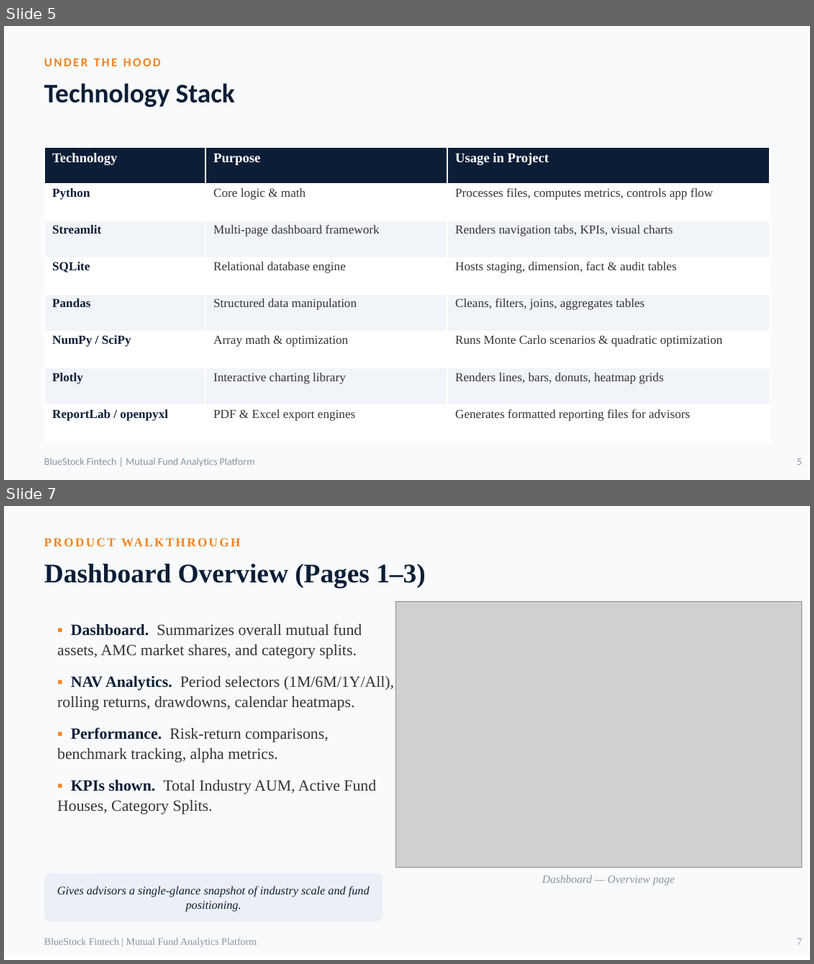
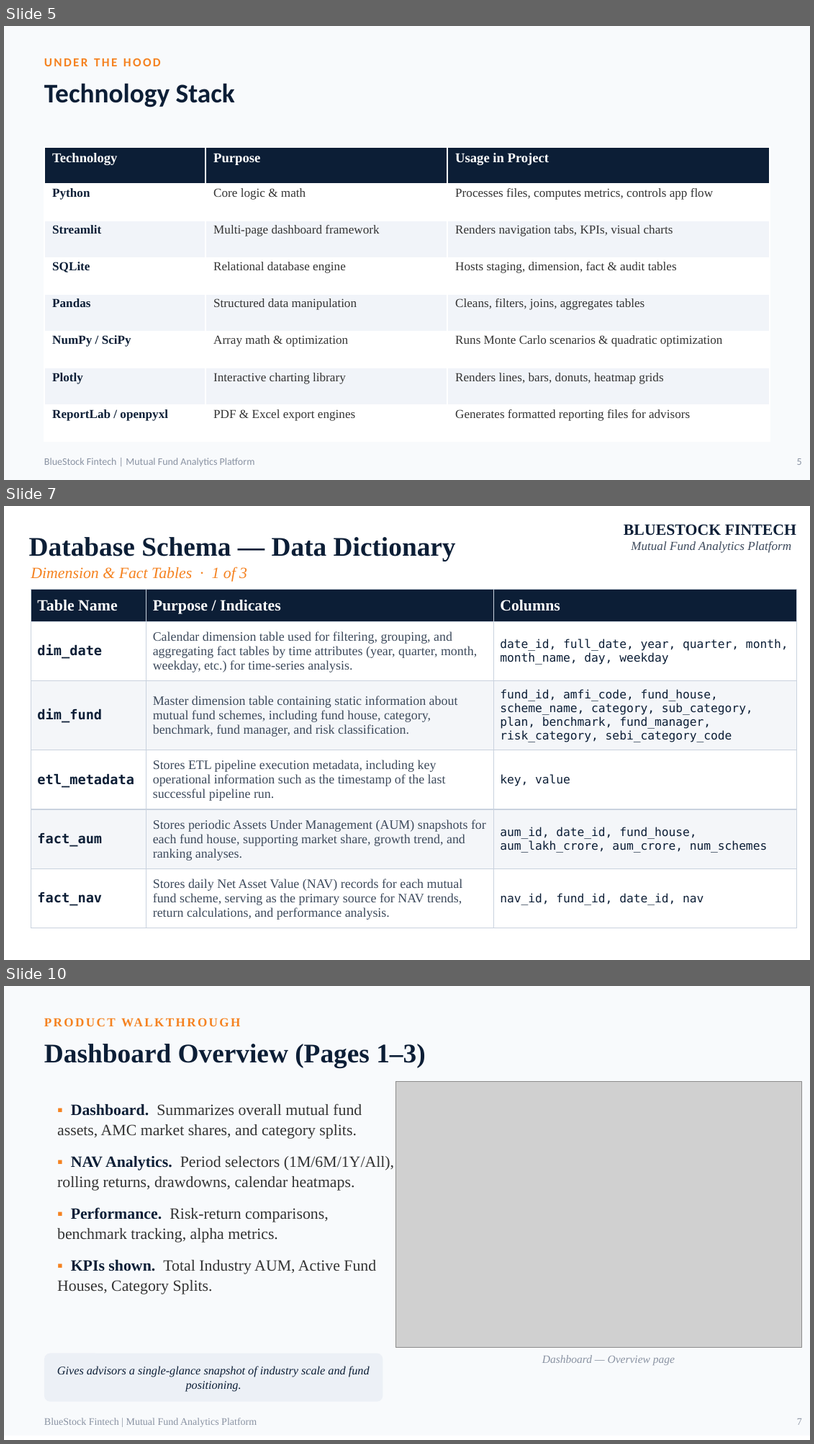
Before and after one commit to mohamadzuheer6-gif/MutualFundAnalytics, a slide deck: reports/presentation.pptx. Shown one above the other, each under a label of ours: slides 5 and 7 before the commit, slides 5, 7 and 10 after it; the slides between them are not shown. The pictures are 814x964 and 814x1444 pixels, drawn with LibreOffice and Linux fonts; fonts in the diff are those of the drawing; grey boxes stand for pictures. Boxes give left, top, right and bottom in pixels: in the first picture for what was removed or moved away, otherwise in the second. Text is boxed around its words. In the diff, an @@ line names an element or a change of style, - is before the commit and + after.

```diff
--- a/reports/presentation.pptx
+++ b/reports/presentation.pptx
@@ slide 7 added at box(4, 506, 810, 960), background #FFFFFF @@
@@ text added at box(624, 524, 797, 536), 14 pt, text #0C1E36, bold @@
+BLUESTOCK FINTECH
@@ text added at box(29, 537, 456, 561), 24 pt, text #0C1E36, bold @@
+Database Schema — Data Dictionary
@@ text added at box(631, 541, 792, 553), 11 pt, text #3D4A5C, italic @@
+Mutual Fund Analytics Platform
@@ text added at box(31, 567, 247, 582), 14 pt, text #F58220, italic @@
+Dimension & Fact Tables · 1 of 3
@@ table added at box(31, 589, 797, 927), 6 rows, 3 columns @@
+Table Name | Purpose / Indicates | Columns
+dim_date | Calendar dimension table used for filtering, grouping, and aggregating fact tables by time attributes (year, quarter, month, weekday, etc.) for time-series analysis. | date_id, full_date, year, quarter, month, month_name, day, weekday
+dim_fund | Master dimension table containing static information about mutual fund schemes, including fund house, category, benchmark, fund manager, and risk classification. | fund_id, amfi_code, fund_house, scheme_name, category, sub_category, plan, benchmark, fund_manager, risk_category, sebi_category_code
+etl_metadata | Stores ETL pipeline execution metadata, including key operational information such as the timestamp of the last successful pipeline run. | key, value
+fact_aum | Stores periodic Assets Under Management (AUM) snapshots for each fund house, supporting market share, growth trend, and ranking analyses. | aum_id, date_id, fund_house, aum_lakh_crore, aum_crore, num_schemes
+fact_nav | Stores daily Net Asset Value (NAV) records for each mutual fund scheme, serving as the primary source for NAV trends, return calculations, and performance analysis. | nav_id, fund_id, date_id, nav
@@ what was slide 7 is now slide 10 @@
```
Also in this commit, not shown: 1 slide changed, 2 other slides added, 1 other file.
